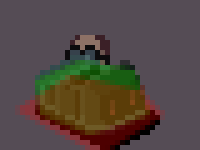
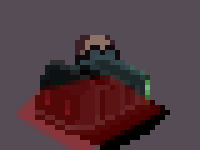
Comparing the layer stacks of the two 200px x 150px images. Changes:
painted on "Collider" over 15, 75, 165, 150
painted on "Hotspot" over 35, 60, 150, 135
painted on "ExitRideCar01.png" over 35, 55, 145, 135
painted on "ExitRideCar02.png" over 35, 55, 150, 135
painted on "ExitRideCar03.png" over 35, 35, 150, 135
painted on "ExitRideCarShadow.png" over 85, 95, 170, 135
